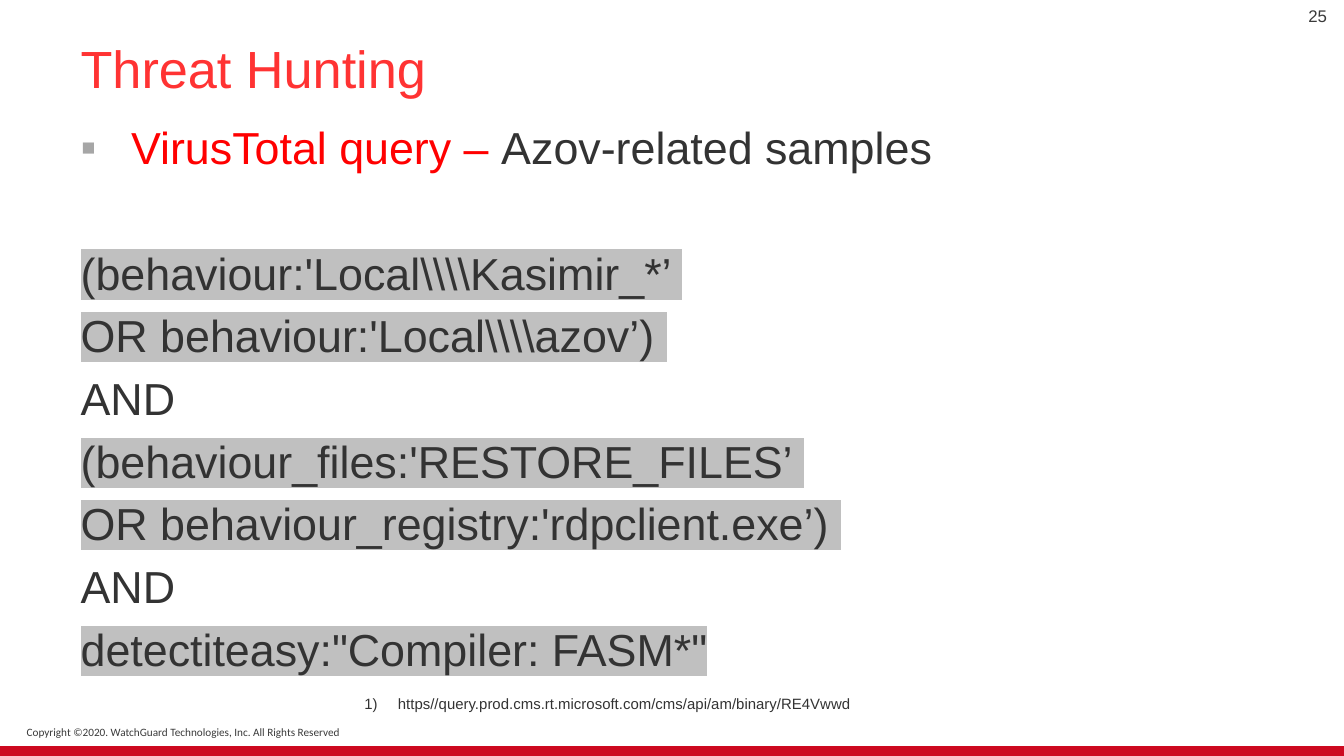
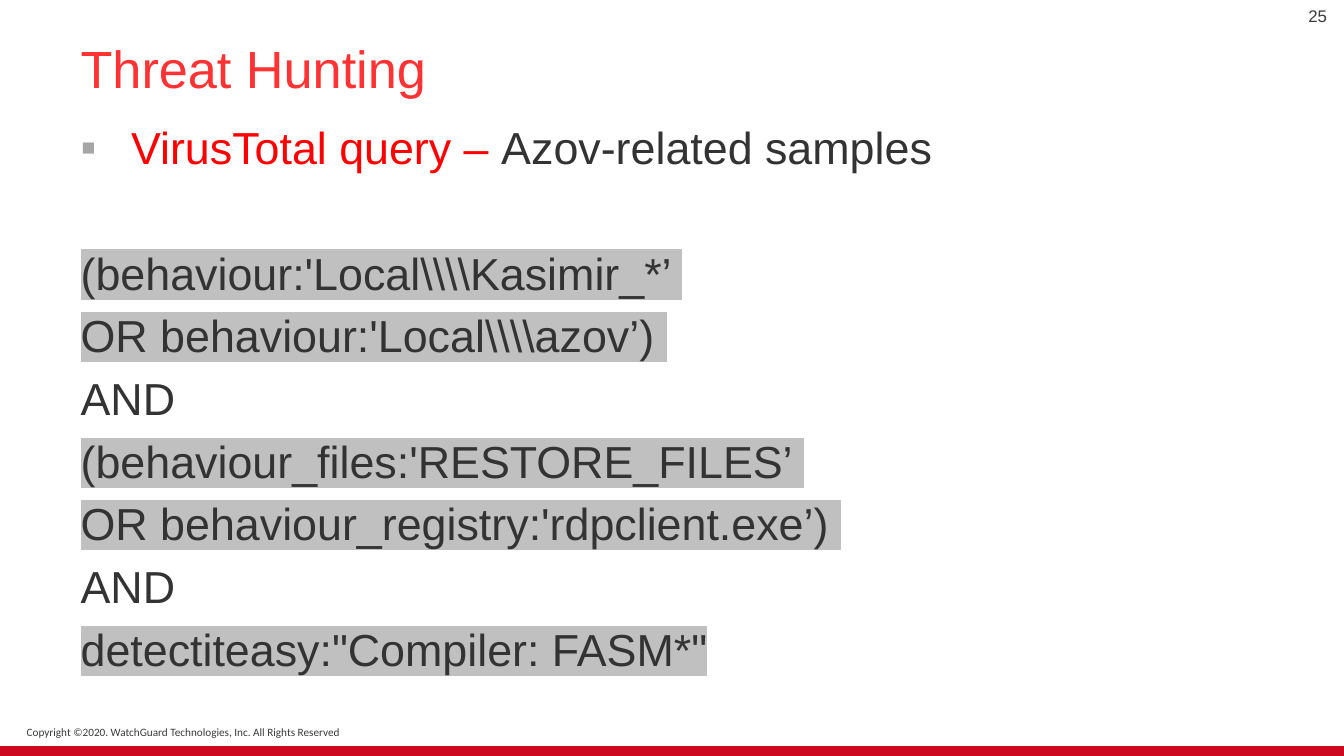
Before and after one commit to ashubits/CyberwarfareTopicPresentation, a slide deck: slide 25 of Tv0.pptx. Drawn at 1344x756 pixels with LibreOffice and Linux fonts; fonts in the diff are those of the drawing. Boxes give left, top, right and bottom in pixels: in the first picture for what was removed or moved away, otherwise in the second. Text is boxed around its words. In the diff, an @@ line names an element or a change of style, - is before the commit and + after.

```diff
--- a/Tv0.pptx
+++ b/Tv0.pptx
@@ text removed at bbox=[398, 698, 850, 712] @@
-1) https//query.prod.cms.rt.microsoft.com/cms/api/am/binary/RE4Vwwd
```
Also in this commit, not shown: 2 slides added.
